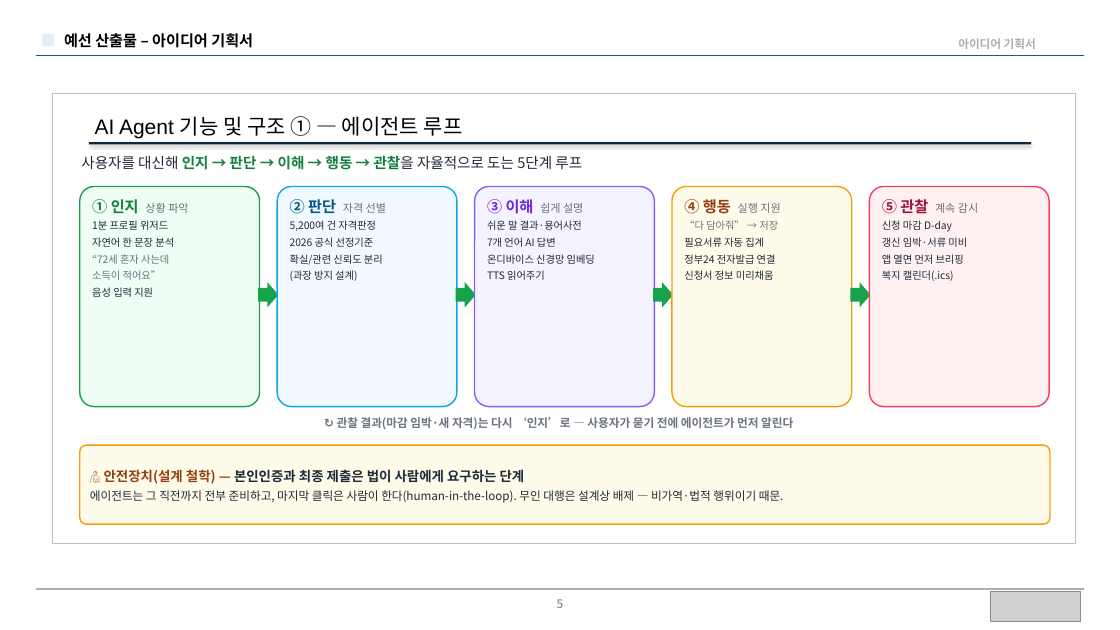
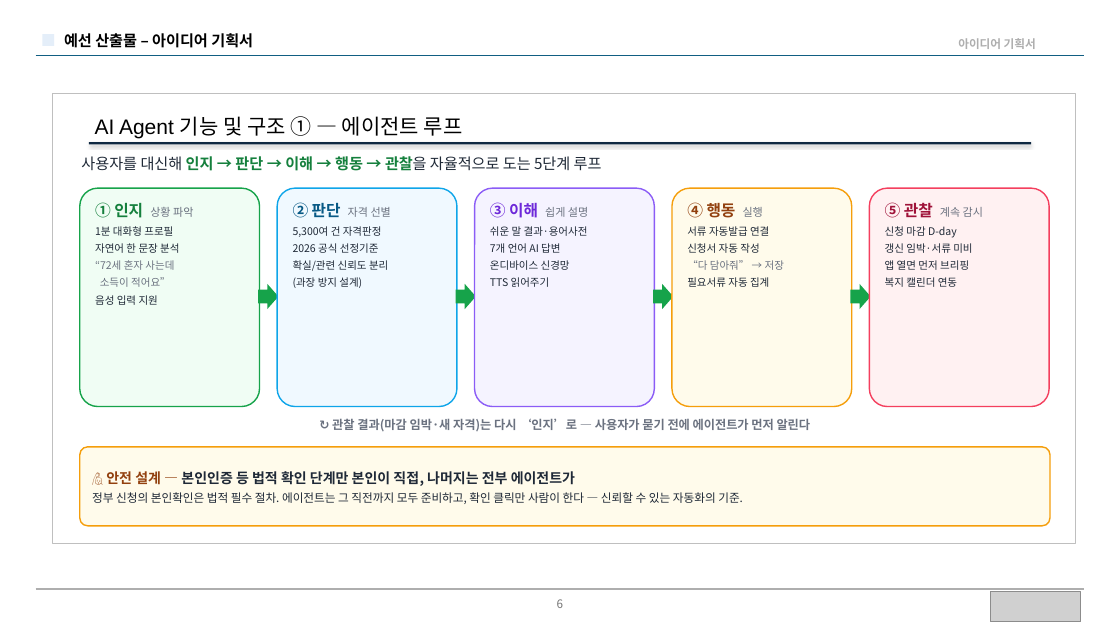
Before and after one commit to BioCode67/modoo-bom, a slide deck: slide 6 of docs/제출/모두봄-예선기획서-14p.pptx (slide 5 before the commit). Drawn at 1120x630 pixels with LibreOffice and Linux fonts; fonts in the diff are those of the drawing; grey boxes stand for pictures. Boxes give left, top, right and bottom in pixels: in the first picture for what was removed or moved away, otherwise in the second. Text is boxed around its words. In the diff, an @@ line names an element or a change of style, - is before the commit and + after.

Commit message:
docs(제출): 예선 기획서 v2 — 아이디어 기획서 12장 확장(총 14p)·확장프로그램 언급 제거·커버리지 강조
- 구성 변경: 표지+Summary+아이디어 기획서 12장 = 14p (최종산출물·부록 제외판) + 20p 규정안전판 별도 보관
- 확장프로그램 언급 0 — '설치 없이 웹에서 바로 서류 자동발급·신청' 메시지로 통일(본인 확인만 사람)
- 커버리지 명시: 복지정책·복지서비스·장학금·행복주택 등 주택공고·서민금융·민간재단 — 한곳에서
- 신규 페이지: 대화형 입구(새싹이 실화면)·서류→신청 4단계(신청키트 실화면)·사후관리(결과 실화면)·
  신뢰 4원칙 2x2·페르소나 실측(연 767만원 의미)·사회가치·확장 로드맵(NOW/NEXT/FUTURE)
- 수치 최신화: 카탈로그 5,300+·테스트 426·13종·7개 언어. PowerPoint 렌더 14장 전수 육안 검증

```diff
--- a/docs/제출/모두봄-예선기획서-14p.pptx
+++ b/docs/제출/모두봄-예선기획서-14p.pptx
@@ text "사용자를 대신해 인지 → 판단 ..." at (81, 156, 602, 171): size 12.5 to 13 pt @@
@@ text in rounded rectangle at (95, 202, 193, 305): size 13 to 13.5 pt in "① 인지"; size 8.8 to 9 pt in "자연어 한 문장 분석", "음성 입력 지원"; line spacing 1.12 to 1.14 @@
@@ text in rounded rectangle at (293, 202, 391, 288): size 13 to 13.5 pt in "② 판단"; size 8.8 to 9 pt in "2026 공식 선정기준", "확실/관련 신뢰도 분리", "(과장 방지 설계)"; line spacing 1.12 to 1.14 @@
@@ text in rounded rectangle at (490, 202, 588, 287): size 13 to 13.5 pt in "③ 이해"; size 8.8 to 9 pt in "쉬운 말 결과·용어사전", "7개 언어 AI 답변", "TTS 읽어주기"; line spacing 1.12 to 1.14 @@
@@ text in rounded rectangle at (687, 202, 769, 253): text changed; size 9.5 to 9 pt; text colour #6B7280 to #1F2937 @@
-④ 행동 실행 지원
+④ 행동 실행
+서류 자동발급 연결
+신청서 자동 작성
@@ text in rounded rectangle at (885, 202, 983, 270): size 13 to 13.5 pt in "⑤ 관찰"; size 8.8 to 9 pt in "신청 마감 D-day", "갱신 임박·서류 미비", "앱 열면 먼저 브리핑"; line spacing 1.12 to 1.14 @@
@@ text in rounded rectangle at (95, 226, 173, 236): text changed; size 8.8 to 9 pt @@
-1분 프로필 위저드
+1분 대화형 프로필
@@ text in rounded rectangle at (293, 226, 382, 237): text changed; size 8.8 to 9 pt @@
-5,200여 건 자격판정
+5,300여 건 자격판정
@@ text in rounded rectangle at (95, 260, 174, 287): text changed; size 8.8 to 9 pt @@
-“72세 혼자 사는데
-소득이 적어요”
+“72세 혼자 사는데
+소득이 적어요”
@@ text in rounded rectangle at (490, 260, 570, 270): text changed; size 8.8 to 9 pt @@
-온디바이스 신경망 임베딩
+온디바이스 신경망
@@ text in rounded rectangle at (684, 254, 776, 280): paragraphs removed @@
-정부24 전자발급 연결
-신청서 정보 미리채움
@@ text in rounded rectangle at (687, 260, 784, 287): size 8.8 to 9 pt in "“다 담아줘” → 저장", "필요서류 자동 집계"; line spacing 1.12 to 1.14 @@
@@ text in rounded rectangle at (885, 277, 957, 287): text changed; size 8.8 to 9 pt @@
-복지 캘린더(.ics)
+복지 캘린더 연동
@@ text "↻ 관찰 결과(마감 임박·새 자격)는 ..." at (332, 419, 811, 431): size 10 to 10.5 pt @@
@@ proportions changed in 6 elements at (277, 188, 457, 407), (475, 188, 655, 407), (870, 188, 1049, 407), (80, 188, 260, 407), (672, 188, 852, 407), (80, 447, 1050, 526) @@
@@ text in rounded rectangle at (92, 471, 742, 504): text changed @@
-🙋 안전장치(설계 철학) — 본인인증과 최종 제출은 법이 사람에게 요구하는 단계
-에이전트는 그 직전까지 전부 준비하고, 마지막 클릭은 사람이 한다(human-in-the-loop). 무인 대행은 설계상 배제 — 비가역·법적 행위이기 때문.
+🙋 안전 설계 — 본인인증 등 법적 확인 단계만 본인이 직접, 나머지는 전부 에이전트가
+정부 신청의 본인확인은 법적 필수 절차. 에이전트는 그 직전까지 모두 준비하고, 확인 클릭만 사람이 한다 — 신뢰할 수 있는 자동화의 기준.
@@ page number at (557, 599, 563, 608): text changed @@
-5
+6
```
Also in this commit, not shown: 9 other slides changed, 4 slides added, 4 slides removed, 2 other files.
